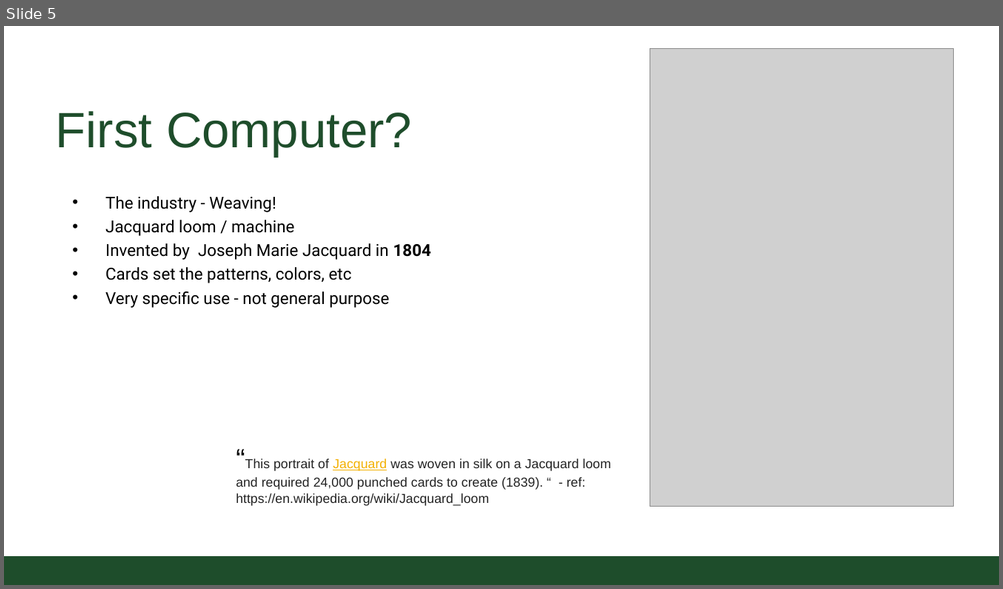
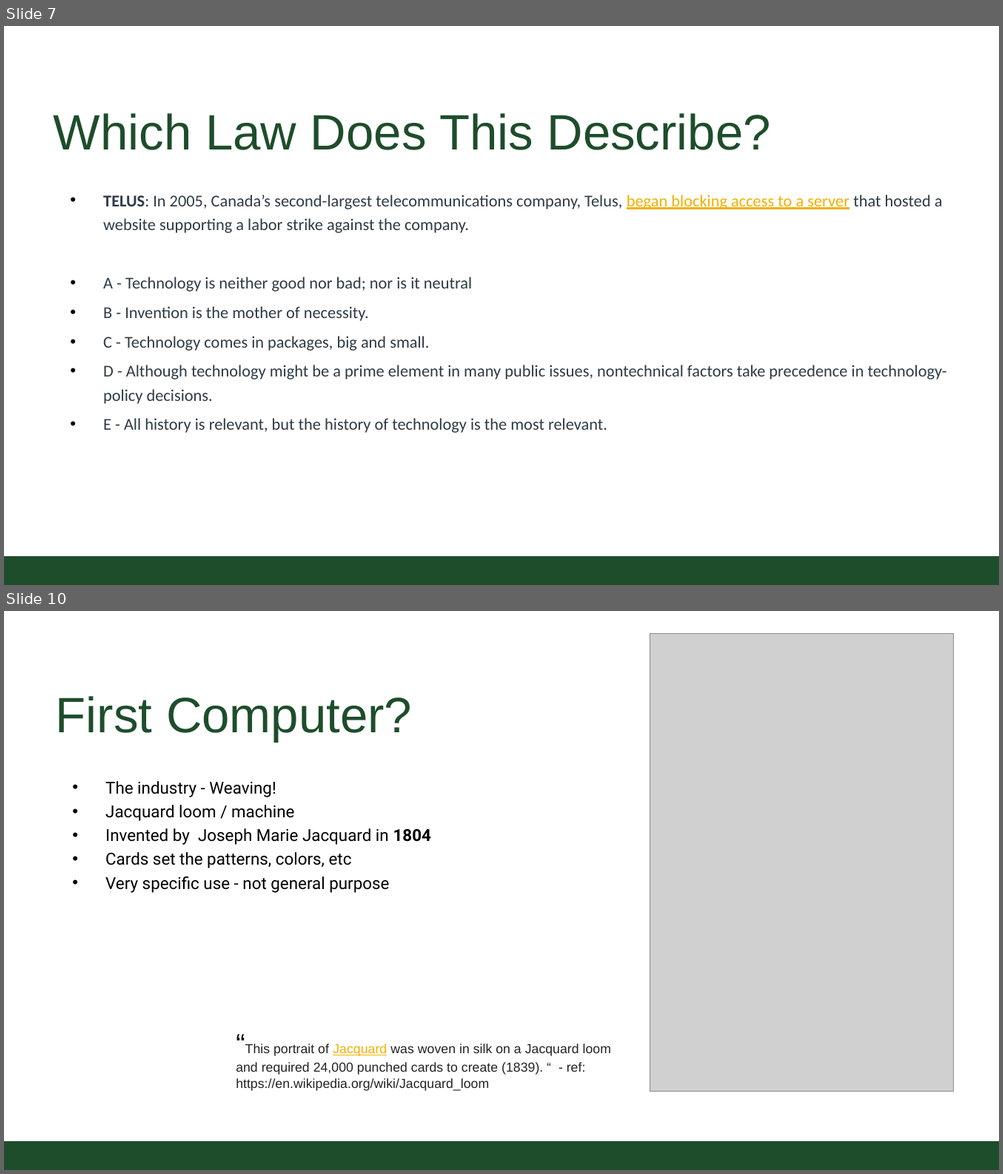
Before and after one commit to CSU-CS150B/handouts, a slide deck: Slides/On-Campus/01_HistoryAndIntro.pptx. Shown one above the other, each under a label of ours: slide 5 before the commit, slides 7 and 10 after it; the slides between them are not shown. The pictures are 1003x589 and 1003x1174 pixels, drawn with LibreOffice and Linux fonts; fonts in the diff are those of the drawing; grey boxes stand for pictures; background and template pictures are left out. Boxes give left, top, right and bottom in pixels: in the first picture for what was removed or moved away, otherwise in the second. Text is boxed around its words. In the diff, an @@ line names an element or a change of style, - is before the commit and + after.

```diff
--- a/Slides/On-Campus/01_HistoryAndIntro.pptx
+++ b/Slides/On-Campus/01_HistoryAndIntro.pptx
@@ slide 7 added at (4,26,999,585), background #FFFFFF; not listed: 1 template element that a slide beside it also shows @@
@@ title added at (54,113,771,150), 54.4 pt, text #1E4D2B @@
+Which Law Does This Describe?
@@ text added at (103,195,947,433), 18.1 pt, text #2D3B45 @@
+• TELUS: In 2005, Canada’s second-largest telecommunications company, Telus, began blocking access to a server that hosted a website supporting a labor strike against the company.
+• A - Technology is neither good nor bad; nor is it neutral
+• B - Invention is the mother of necessity.
+• C - Technology comes in packages, big and small.
+• D - Although technology might be a prime element in many public issues, nontechnical factors take precedence in technology-policy decisions.
+• E - All history is relevant, but the history of technology is the most relevant.
@@ what was slide 5 is now slide 10 @@
```
Also in this commit, not shown: 5 slides changed, 8 other slides added, 5 slides removed, 1 other file.
